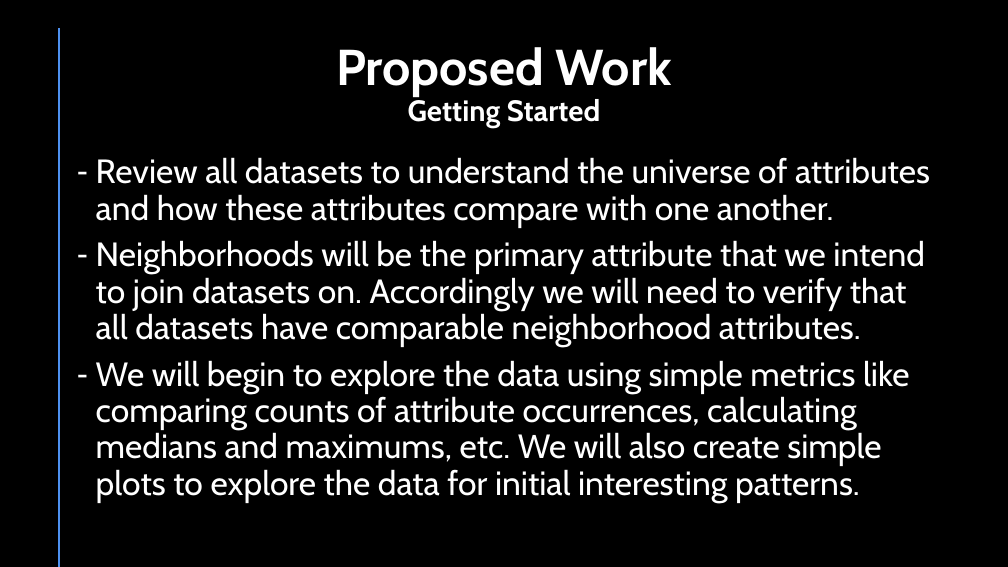
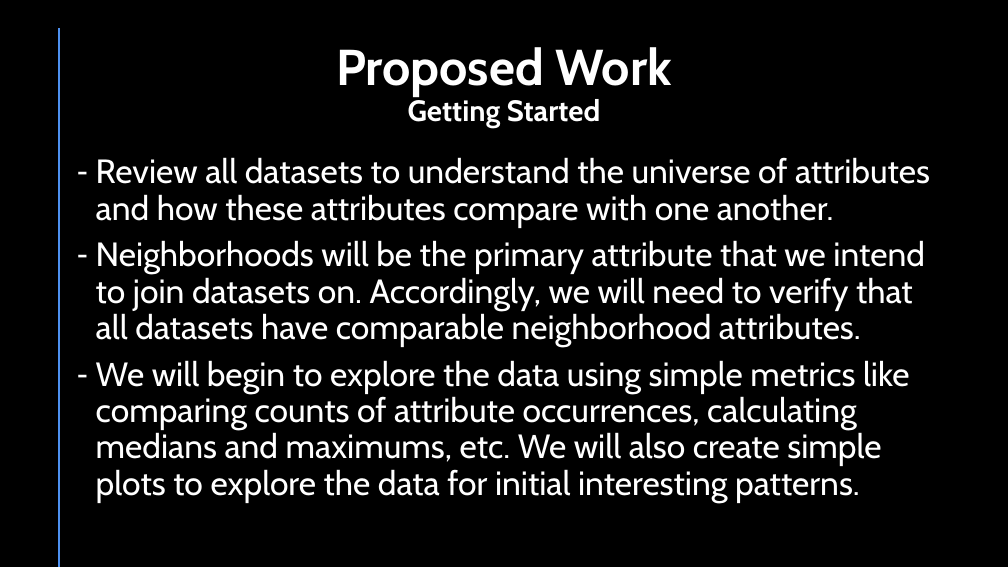
Before and after one commit to nbharwani11/CS4502_Final_Project, a slide deck: slide 9 of 01_CrimeAndHealthInTheMileHighCity_Part1.pptx. Drawn at 1008x567 pixels with LibreOffice and Linux fonts; fonts in the diff are those of the drawing. Boxes give left, top, right and bottom in pixels: in the first picture for what was removed or moved away, otherwise in the second. Text is boxed around its words. In the diff, an @@ line names an element or a change of style, - is before the commit and + after.

```diff
--- a/01_CrimeAndHealthInTheMileHighCity_Part1.pptx
+++ b/01_CrimeAndHealthInTheMileHighCity_Part1.pptx
@@ text at (96,240,925,347): text changed @@
-– Neighborhoods will be the primary attribute that we intend to join datasets on. Accordingly we will need to verify that all datasets have comparable neighborhood attributes.
+– Neighborhoods will be the primary attribute that we intend to join datasets on. Accordingly, we will need to verify that all datasets have comparable neighborhood attributes.
```
Also in this commit, not shown: 5 other slides changed.
